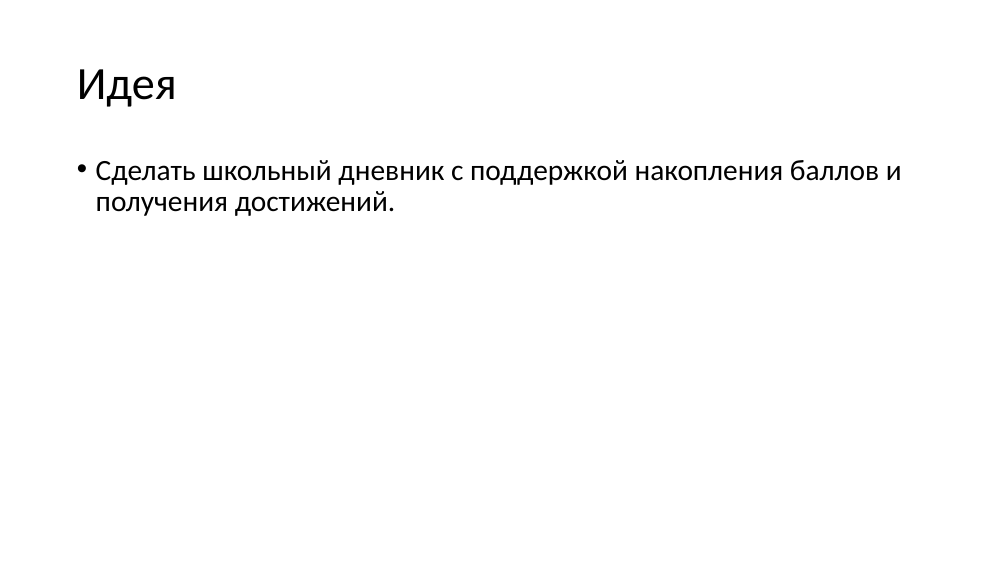
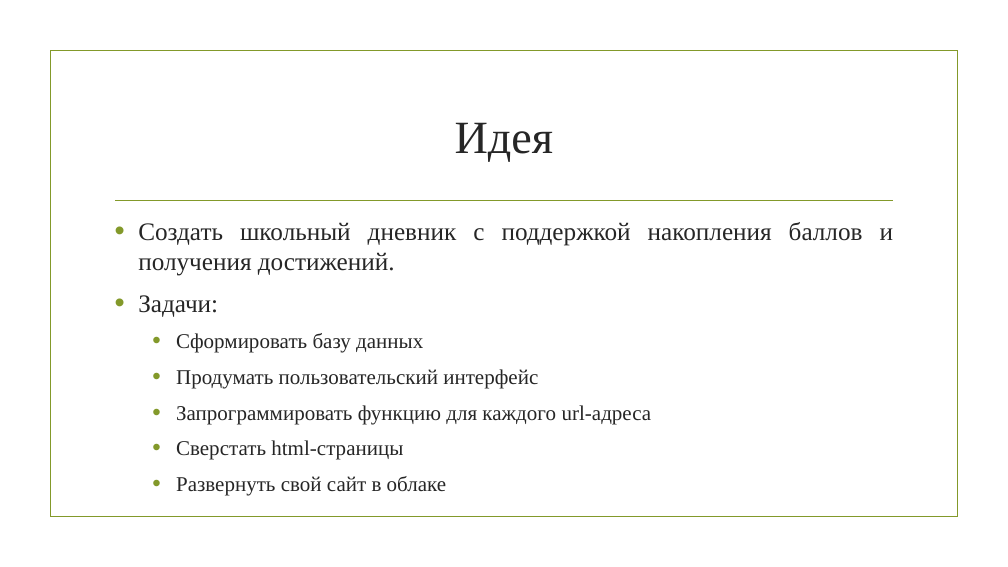
Before and after one commit to CringeCode228/WebSite, a slide deck: slide 2 of Электронный дневник.pptx. Drawn at 1008x567 pixels with LibreOffice and Linux fonts; fonts in the diff are those of the drawing; background and template pictures are left out. Boxes give left, top, right and bottom in pixels: in the first picture for what was removed or moved away, otherwise in the second. Text is boxed around its words. In the diff, an @@ line names an element or a change of style, - is before the commit and + after.

```diff
--- a/Электронный дневник.pptx
+++ b/Электронный дневник.pptx
@@ rectangle added at [50,51,957,517], outline #83992A 1.25 pt @@
@@ title "Идея": place and size @@
-title "Идея" at [77,69,177,107]
+title "Идея" at [455,122,554,162]
@@ title "Идея" at [455,122,554,162]: font Calibri to Times New Roman, text colour #000000 to #262626; alignment left to centre; line spacing 0.9 to 1 @@
@@ line added from (116, 200) to (893, 200), #83992A 1.25 pt @@
@@ text at [138,222,893,496]: text changed; size 28 to 20 pt; font Calibri to Times New Roman; text colour #000000 to #262626 @@
-• Сделать школьный дневник с поддержкой накопления баллов и получения достижений.
+• Создать школьный дневник с поддержкой накопления баллов и получения достижений.
+• Задачи:
+  • Сформировать базу данных
+  • Продумать пользовательский интерфейс
+  • Запрограммировать функцию для каждого url-адреса
+  • Сверстать html-страницы
+  • Развернуть свой сайт в облаке
```
Also in this commit, not shown: 7 other slides changed, 3 slides added, 1 slide removed, 2 other files.
